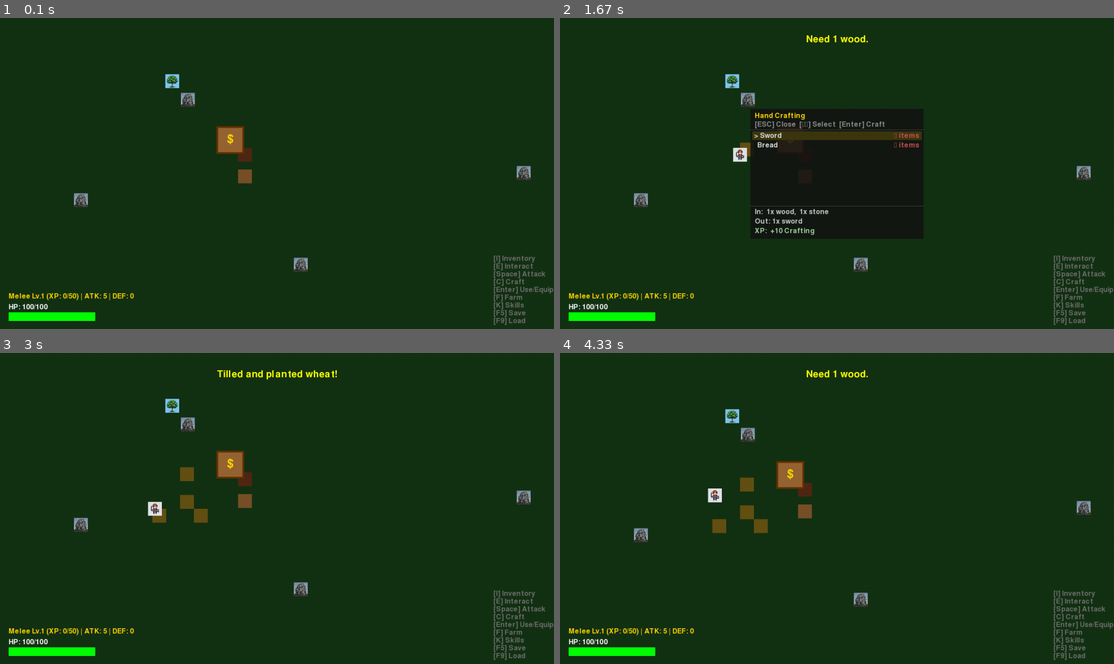
Above: before the commit, frames 1-4 (two rows, left to right).
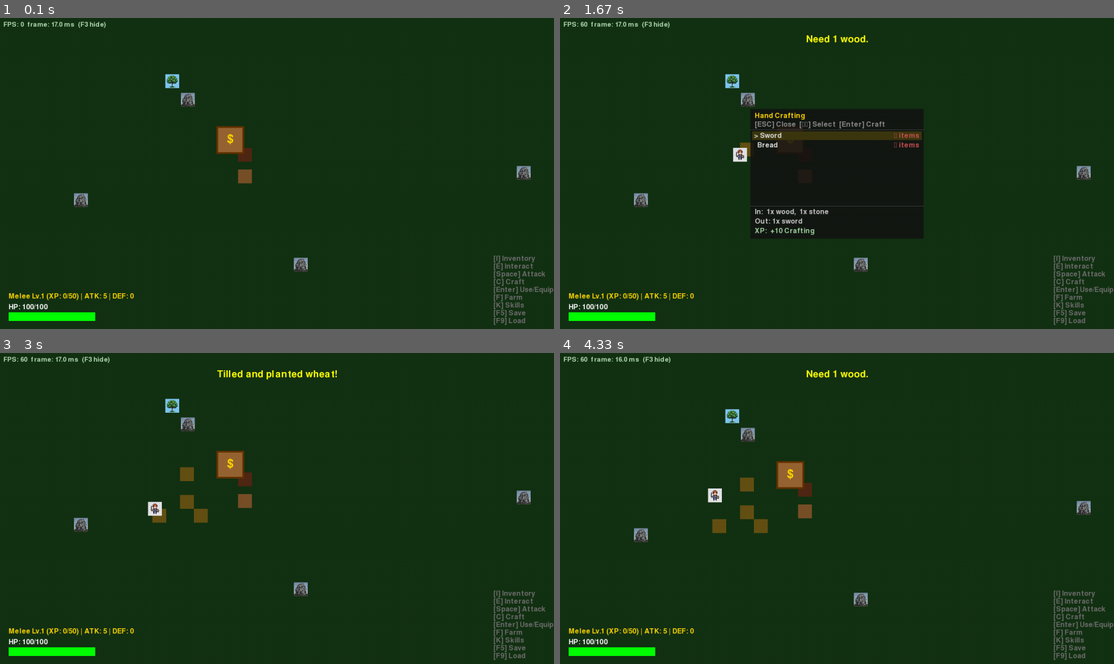
Above: after the commit, the same moments.

Repository: jacobziemba-dev/my-pygame-rpg
Game: pygame game, started from main.py
Same seed, same stepped clock (60 frames per second), same inputs: the game is played once before the commit and once after it.
Inputs (mouse positions are in pixels of both pictures, inside the frame that each line leads up to):
- Up to frame 1 (0.1 s): no input
- Up to frame 2 (1.67 s): tap F at 0.33 s; tap C at 0.67 s; click "> Sword" at 1.05 s; tap Enter at 1.33 s
- Up to frame 3 (3 s): hold Down 1.67-2.13 s; tap F at 1.73, 2.03, 2.57, 2.87 s; tap C at 1.82 s; click "[Enter] Use/Equip" at 2.22 s; hold Left 2.5-2.9 s; move the mouse to (210, 486) at 2.53 s; hold Up from 2.93 s (still down); move the mouse to (282, 412) at 2.97 s
- Up to frame 4 (4.33 s): tap F at 3, 3.73, 4.13 s; tap C at 3.08, 4.22 s; release Up at 3.3 s; tap Enter at 3.33 s; hold Down 3.67-4.03 s; hold Up from 4.07 s (still down)

The runs differ from the first frame. In frame 1, 0.2% of the frame differs, in the area x 0-20%, y 1-4%; in frame 2, 0.2%; in frame 3, 0.2%; in frame 4, 0.2%.

Commit message:
Refactor recipe management and UI updates
Replaced the static RECIPES list with a RecipeManager for dynamic recipe handling in GameManager and UIManager. Updated crafting logic to utilize the RecipeManager for retrieving recipes based on context. Added FPS overlay toggle functionality and improved frame time tracking in GameManager. Cleaned up inventory crafting method to accept RecipeManager as a parameter.

Diff:
--- /dev/null
+++ b/data/recipes.json
@@ -0,0 +1,66 @@
+{
+  "recipes": [
+    {
+      "name": "sword",
+      "label": "Sword",
+      "inputs": {"wood": 1, "stone": 1},
+      "outputs": {"sword": 1},
+      "min_level": 1,
+      "xp": 10
+    },
+    {
+      "name": "iron_bar",
+      "label": "Iron Bar",
+      "inputs": {"iron_ore": 2},
+      "outputs": {"iron_bar": 1},
+      "min_level": 3,
+      "xp": 15,
+      "station": "furnace",
+      "duration": 2000
+    },
+    {
+      "name": "iron_sword",
+      "label": "Iron Sword",
+      "inputs": {"iron_bar": 2},
+      "outputs": {"iron_sword": 1},
+      "min_level": 5,
+      "xp": 25,
+      "station": "workbench"
+    },
+    {
+      "name": "iron_axe",
+      "label": "Iron Axe",
+      "inputs": {"iron_bar": 2},
+      "outputs": {"iron_axe": 1},
+      "min_level": 5,
+      "xp": 20,
+      "station": "workbench"
+    },
+    {
+      "name": "iron_pickaxe",
+      "label": "Iron Pickaxe",
+      "inputs": {"iron_bar": 2},
+      "outputs": {"iron_pickaxe": 1},
+      "min_level": 5,
+      "xp": 20,
+      "station": "workbench"
+    },
+    {
+      "name": "bread",
+      "label": "Bread",
+      "inputs": {"wheat": 3},
+      "outputs": {"bread": 1},
+      "min_level": 1,
+      "xp": 10
+    },
+    {
+      "name": "iron_armor",
+      "label": "Iron Armor",
+      "inputs": {"iron_bar": 5},
+      "outputs": {"iron_armor": 1},
+      "min_level": 7,
+      "xp": 50,
+      "station": "workbench"
+    }
+  ]
+}
--- a/src/core/game_manager.py
+++ b/src/core/game_manager.py
@@ -11,7 +11,7 @@
 from src.core.camera import Camera
 from src.systems.save_manager import SaveManager
 from src.systems.action_manager import ActionManager
-from src.systems.inventory import RECIPES
+from src.systems.recipe_manager import RecipeManager
 from src.core.settings import *
 
 class GameManager:
@@ -38,11 +38,14 @@
         self.stations.append(Station(PLAYER_START_X + 150, PLAYER_START_Y + 50, "workbench", "Workbench"))
 
         self.crops = []
+        self.recipe_manager = RecipeManager()
 
         self.camera = Camera(SCREEN_WIDTH, SCREEN_HEIGHT, MAP_WIDTH, MAP_HEIGHT)
         self.ui = UIManager(self.player)
         self.action_manager = ActionManager(self.ui)
         self.last_tick = pygame.time.get_ticks()
+        self._last_frame_ms = 0.0
+        self.show_fps_overlay = True  # F3 toggles; issue #10 dev diagnostics
 
         self.running = True
         self.game_over = False
@@ -83,7 +86,9 @@
 
     def run(self):
         while self.running:
-            dt = self.clock.tick(FPS) / 1000
+            frame_ms = float(self.clock.tick(FPS))
+            self._last_frame_ms = frame_ms
+            dt = frame_ms / 1000.0
             self.handle_events()
             self.update(dt)
             self.draw()
@@ -172,10 +177,10 @@
                         self.ui.show_message(f"Dropped 1 {item_name.replace('_', ' ').title()}")
                 elif action == "craft_item":
                     # For normal crafting menu
-                    recipes = [r for r in RECIPES if not r.get("station")]
+                    recipes = self.recipe_manager.get_handcrafted()
                     if 0 <= index < len(recipes):
                         recipe = recipes[index]
-                        success, result = self.player.inventory.craft(recipe["name"], self.player.skills.crafting.level)
+                        success, result = self.player.inventory.craft(recipe["name"], self.player.skills.crafting.level, self.recipe_manager)
                         if success:
                             self.player.skills.gain_xp("crafting", result)
                             self.ui.show_message(f"{recipe['label']} crafted! (+{result} Crafting XP)")
@@ -187,6 +192,12 @@
                              self.handle_world_click(event.pos, event.button)
 
             elif event.type == pygame.KEYDOWN:
+                if event.key == pygame.K_F3:
+                    self.show_fps_overlay = not self.show_fps_overlay
+                    continue
+                if event.mod & pygame.KMOD_CTRL and event.key == pygame.K_q:
+                    self.running = False
+                    continue
                 if self.game_over:
                     if event.key == pygame.K_r: self._restart()
                     continue
@@ -206,7 +217,7 @@
         if event.key == pygame.K_ESCAPE or event.key == pygame.K_c:
             self.ui.show_crafting = False
         else:
-            recipes = [r for r in RECIPES if not r.get("station")]
+            recipes = self.recipe_manager.get_handcrafted()
             if event.key == pygame.K_UP:
                 self.ui.crafting_index = max(0, self.ui.crafting_index - 1)
             elif event.key == pygame.K_DOWN:
@@ -214,7 +225,7 @@
             elif event.key == pygame.K_RETURN:
                 if 0 <= self.ui.crafting_index < len(recipes):
                     recipe = recipes[self.ui.crafting_index]
-                    success, result = self.player.inventory.craft(recipe["name"], self.player.skills.crafting.level)
+                    success, result = self.player.inventory.craft(recipe["name"], self.player.skills.crafting.level, self.recipe_manager)
                     if success:
                         self.player.skills.gain_xp("crafting", result)
                         self.ui.show_message(f"{recipe['label']} crafted! (+{result} Crafting XP)")
@@ -262,10 +273,10 @@
         elif event.key == pygame.K_UP:
             self.ui.station_index = max(0, self.ui.station_index - 1)
         elif event.key == pygame.K_DOWN:
-            recipes = [r for r in RECIPES if r.get("station") == station.station_type]
+            recipes = self.recipe_manager.get_for_station(station.station_type)
             self.ui.station_index = min(len(recipes) - 1, self.ui.station_index + 1)
         elif event.key == pygame.K_RETURN:
-            recipes = [r for r in RECIPES if r.get("station") == station.station_type]
+            recipes = self.recipe_manager.get_for_station(station.station_type)
             if 0 <= self.ui.station_index < len(recipes):
                 recipe = recipes[self.ui.station_index]
                 # Start processing if we have items
@@ -493,4 +504,9 @@
             sub_font = pygame.font.SysFont(None, 32)
             sub_text = sub_font.render("[R] Restart", True, (200, 200, 200))
             self.screen.blit(sub_text, sub_text.get_rect(center=(self.screen.get_width() // 2, self.screen.get_height() // 2 + 30)))
+        if self.show_fps_overlay:
+            hud = pygame.font.SysFont(None, 22)
+            fps = self.clock.get_fps()
+            line = f"FPS: {fps:.0f}  frame: {self._last_frame_ms:.1f} ms  (F3 hide)"
+            self.screen.blit(hud.render(line, True, (180, 220, 180)), (8, 8))
         pygame.display.update()
--- a/src/systems/inventory.py
+++ b/src/systems/inventory.py
@@ -1,14 +1,3 @@
-RECIPES = [
-    {"name": "sword",        "label": "Sword",        "inputs": {"wood": 1, "stone": 1}, "outputs": {"sword": 1},        "min_level": 1, "xp": 10},
-    {"name": "iron_bar",     "label": "Iron Bar",     "inputs": {"iron_ore": 2},          "outputs": {"iron_bar": 1},     "min_level": 3, "xp": 15, "station": "furnace", "duration": 2000},
-    {"name": "iron_sword",   "label": "Iron Sword",   "inputs": {"iron_bar": 2},          "outputs": {"iron_sword": 1},   "min_level": 5, "xp": 25, "station": "workbench"},
-    {"name": "iron_axe",     "label": "Iron Axe",     "inputs": {"iron_bar": 2},          "outputs": {"iron_axe": 1},     "min_level": 5, "xp": 20, "station": "workbench"},
-    {"name": "iron_pickaxe", "label": "Iron Pickaxe", "inputs": {"iron_bar": 2},          "outputs": {"iron_pickaxe": 1}, "min_level": 5, "xp": 20, "station": "workbench"},
-    {"name": "bread",        "label": "Bread",        "inputs": {"wheat": 3},             "outputs": {"bread": 1},        "min_level": 1, "xp": 10},
-    {"name": "iron_armor",   "label": "Iron Armor",   "inputs": {"iron_bar": 5},          "outputs": {"iron_armor": 1},   "min_level": 7, "xp": 50, "station": "workbench"},
-]
-
-
 class Inventory:
     def __init__(self):
         self.items = {
@@ -29,8 +18,8 @@
             return True
         return False
 
-    def craft(self, recipe_name, crafting_level=1):
-        recipe = next((r for r in RECIPES if r["name"] == recipe_name), None)
+    def craft(self, recipe_name, crafting_level=1, recipe_manager=None):
+        recipe = recipe_manager.get_by_name(recipe_name) if recipe_manager else None
         if not recipe:
             return False, "Unknown recipe."
         if crafting_level < recipe["min_level"]:
--- /dev/null
+++ b/src/systems/recipe_manager.py
@@ -0,0 +1,30 @@
+import json
+import os
+
+RECIPES_FILE = os.path.join("data", "recipes.json")
+
+
+class RecipeManager:
+    def __init__(self, path=RECIPES_FILE):
+        self._recipes = []
+        self._load(path)
+
+    def _load(self, path):
+        with open(path, "r") as f:
+            data = json.load(f)
+        self._recipes = data["recipes"]
+
+    def get_all(self):
+        return list(self._recipes)
+
+    def get_handcrafted(self):
+        """Returns recipes that require no station."""
+        return [r for r in self._recipes if not r.get("station")]
+
+    def get_for_station(self, station_type):
+        """Returns recipes that require the given station type."""
+        return [r for r in self._recipes if r.get("station") == station_type]
+
+    def get_by_name(self, name):
+        """Returns the recipe dict for the given name, or None."""
+        return next((r for r in self._recipes if r["name"] == name), None)
--- a/src/ui/ui.py
+++ b/src/ui/ui.py
@@ -1,11 +1,12 @@
 import pygame
 import os
-from src.systems.inventory import RECIPES
+from src.systems.recipe_manager import RecipeManager
 from src.core.settings import SCREEN_WIDTH, SCREEN_HEIGHT
 
 class UIManager:
     def __init__(self, player):
         self.player = player
+        self.recipe_manager = RecipeManager()
         pygame.font.init() # Ensure font module is initialized
         self.font = pygame.font.SysFont(None, 24)
         self.small_font = pygame.font.SysFont(None, 18)
@@ -152,7 +153,7 @@
         panel_y = (SCREEN_HEIGHT - panel_h) // 2
         list_top = panel_y + 54
 
-        for i, recipe in enumerate(RECIPES):
+        for i, recipe in enumerate(self.recipe_manager.get_all()):
             row_y = list_top + i * 22
             if row_y > panel_y + panel_h - 86:
                 break
@@ -235,7 +236,7 @@
         surface.blit(controls, (panel_x + 10, panel_y + 28))
         pygame.draw.line(surface, (70, 70, 70), (panel_x, panel_y + 48), (panel_x + panel_w, panel_y + 48))
 
-        recipes = [r for r in RECIPES if r.get("station") == self.active_station.station_type]
+        recipes = self.recipe_manager.get_for_station(self.active_station.station_type)
 
         # Recipe list
         list_top = panel_y + 54
@@ -285,7 +286,7 @@
         crafting_level = self.player.skills.crafting.level
 
         # Filter out station recipes
-        recipes = [r for r in RECIPES if not r.get("station")]
+        recipes = self.recipe_manager.get_handcrafted()
 
         # Recipe list
         list_top = panel_y + 54
